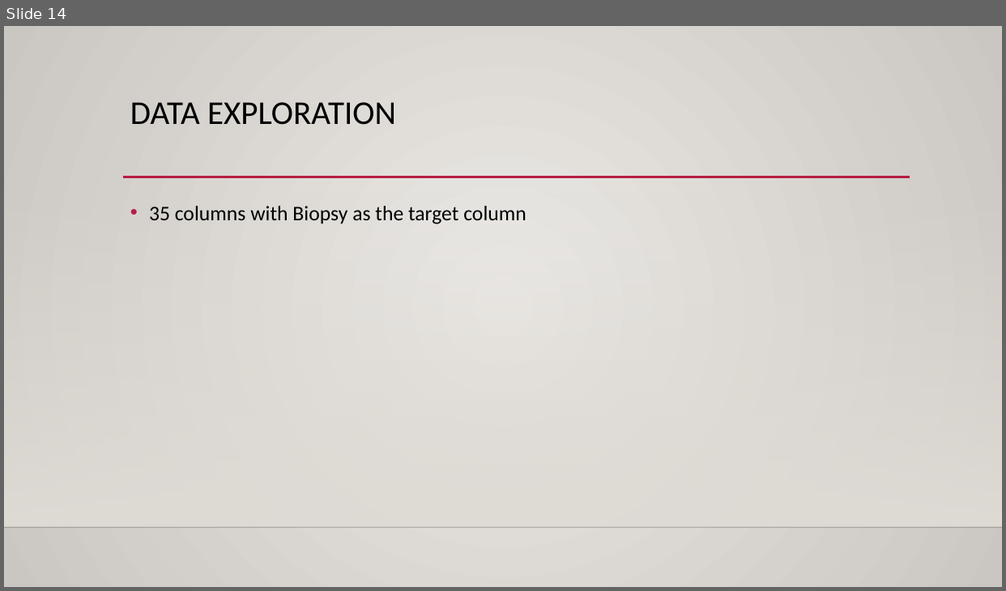
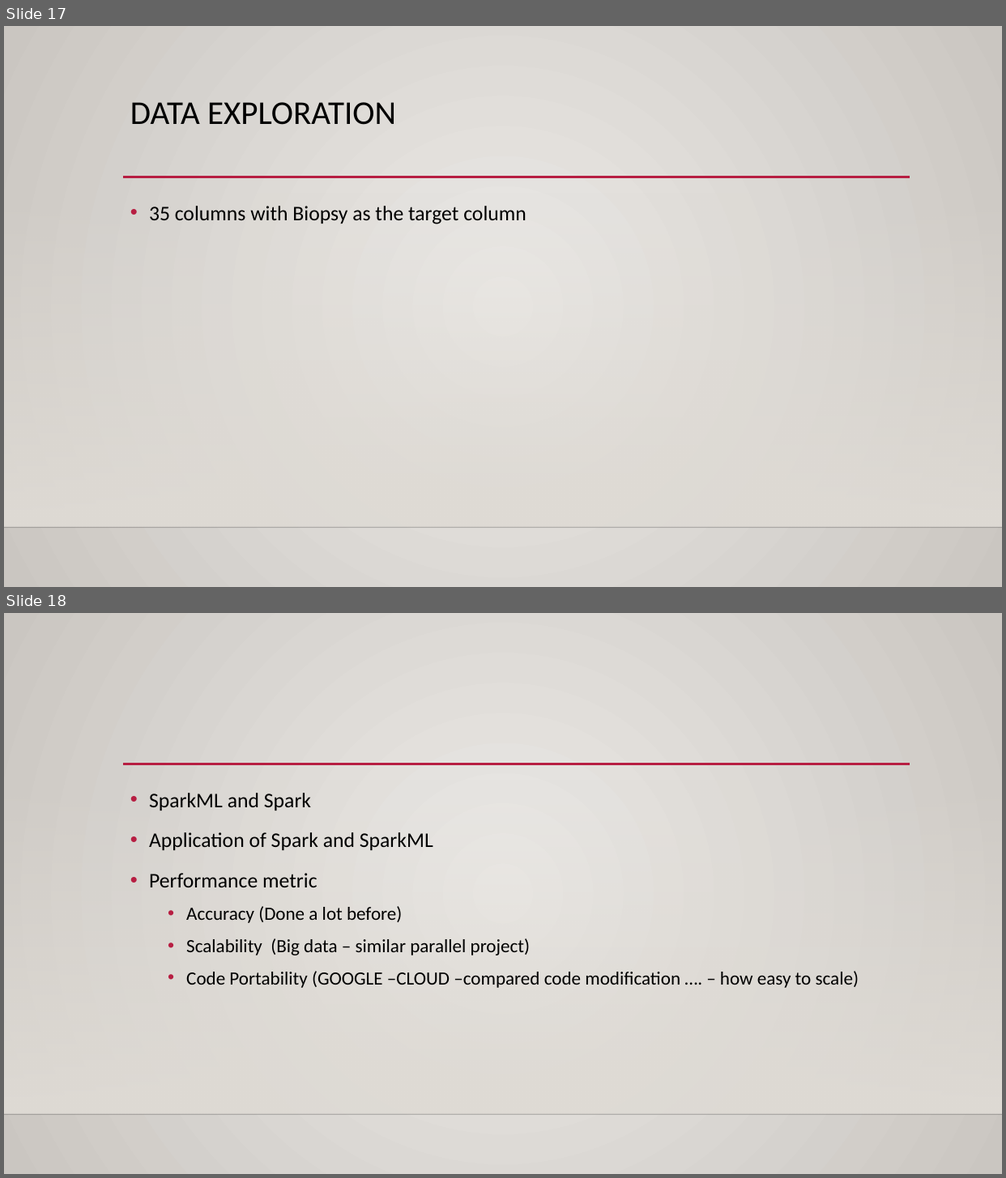
Before and after one commit to nhatthuan97/Qualifying_Repo, a slide deck: Presentation.pptx. Shown one above the other, each under a label of ours: slide 14 before the commit, slides 17 and 18 after it. The pictures are 1006x591 and 1006x1178 pixels, drawn with LibreOffice and Linux fonts; fonts in the diff are those of the drawing; background and template pictures are left out. Boxes give left, top, right and bottom in pixels: in the first picture for what was removed or moved away, otherwise in the second. Text is boxed around its words. In the diff, an @@ line names an element or a change of style, - is before the commit and + after.

```diff
--- a/Presentation.pptx
+++ b/Presentation.pptx
@@ slide 18 added at (4, 613, 1002, 1174), background gradient #ECEAE7 to #CAC7C1; not listed: 3 template elements that a slide beside it also shows @@
@@ text added at (149, 793, 859, 988), 18 pt, text #000000 @@
+• SparkML and Spark
+• Application of Spark and SparkML
+• Performance metric
+  • Accuracy (Done a lot before)
+  • Scalability (Big data – similar parallel project)
+  • Code Portability (GOOGLE –CLOUD –compared code modification …. – how easy to scale)
@@ what was slide 14 is now slide 17 @@
```
Also in this commit, not shown: 4 other slides added, 1 other file.
